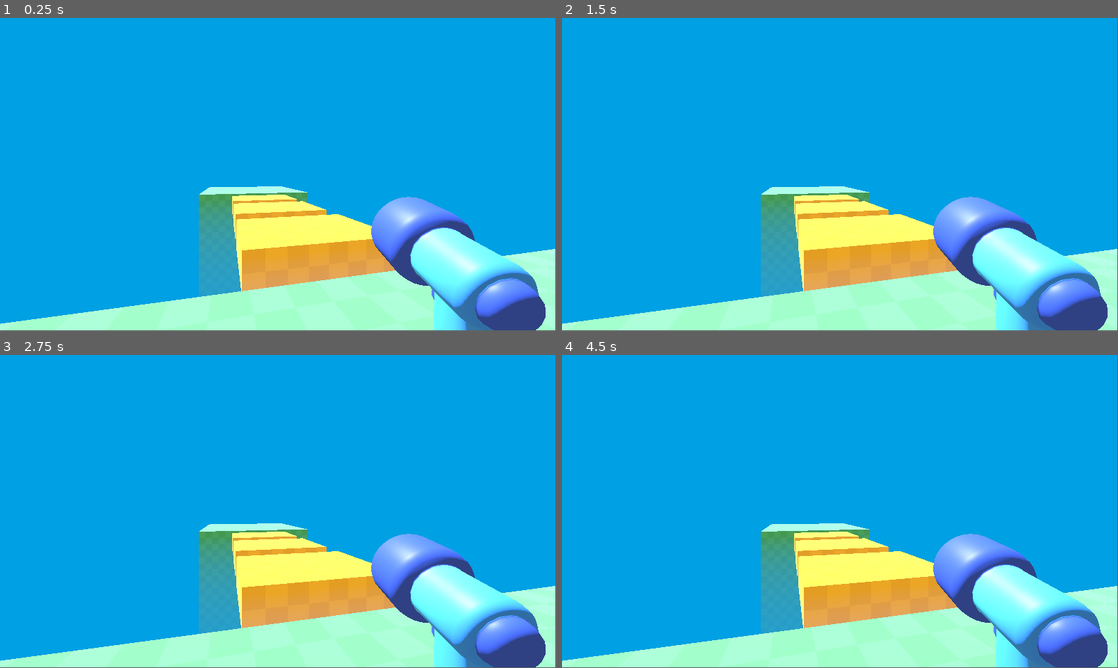
Above: before the commit, frames 1-4 (two rows, left to right).
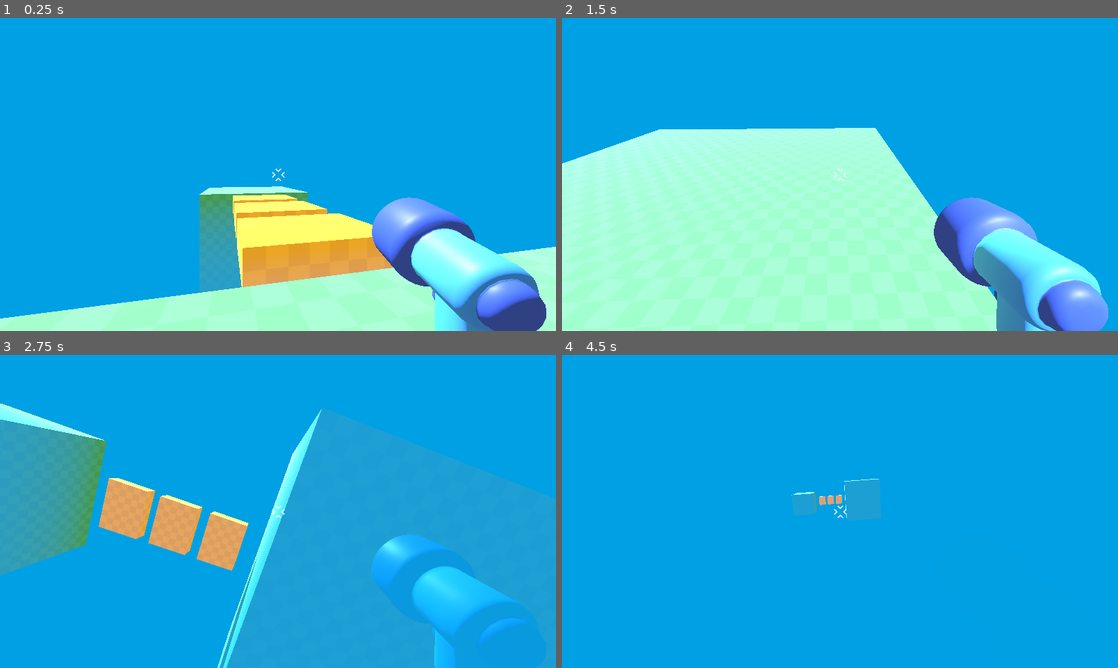
Above: after the commit, the same moments.

Repository: johnf008/Real3DGame
Game: Godot game, scene res://level/temporary_level.tscn
The game is run twice, just before and just after one commit, with the same random seed, the same clock (stepped at 60 frames per second) and the same inputs. The project has no main scene, so this scene is started directly.
Inputs (mouse positions are in pixels of both pictures, inside the frame that each line leads up to):
- Up to frame 1 (0.25 s): no input
- Up to frame 2 (1.5 s): tap Enter at 0.5 s; move the mouse to (962, 158) at 0.52 s; hold D (move_right, bound only after the commit) 0.53-1.28 s; tap Space (jump, bound only after the commit) at 0.6, 0.77, 1.07, 1.25, 1.35 s; move the mouse to (728, 190) at 1.27 s; hold S (move_back, bound only after the commit) from 1.28 s (still down)
- Up to frame 3 (2.75 s): tap Space (jump, bound only after the commit) at 1.52, 1.82, 2.1 s; move the mouse to (333, 442) at 2.02 s; release S (move_back, bound only after the commit) at 2.03 s; hold D (move_right, bound only after the commit) from 2.03 s (still down)
- Up to frame 4 (4.5 s): move the mouse to (812, 574) at 2.77 s; release D (move_right, bound only after the commit) at 2.78 s; hold W (move_forward, bound only after the commit) 2.78-3.53 s; tap Space (jump, bound only after the commit) at 2.85, 3.02, 3.32, 3.6, 3.77, 4.07, 4.35 s; move the mouse to (1006, 558) at 3.52 s; hold A (move_left, bound only after the commit) from 3.53 s (still down); tap Escape (ui_cancel) at 4.15 s; tap Enter at 4.25 s; move the mouse to (673, 464) at 4.27 s
In our replay, the window is 799x449 before the commit and 800x450 after it. These sizes can differ from the game's own. Grey fills any space a smaller window leaves; there, only what the larger window draws over its background counts as a difference.

The runs differ from the first frame. In frame 1, 2.2% of the frame differs, in the area x 0-100%, y 48-100%; in frame 2, 42%; in frame 3, 54%, in the area x 0-100%, y 15-100%; in frame 4, 28%.

Commit message:
Movement an rectile added
Being specific, all 4 way movement (left, right, forward backward), jumping with a double jump cooldown, and the gun is attached

Diff:
--- /dev/null
+++ b/player/player.gd
@@ -0,0 +1,47 @@
+extends CharacterBody3D
+
+var max_jumps = 2
+
+#Basically runs when the scene is run
+func _ready():
+	Input.set_mouse_mode(Input.MOUSE_MODE_CAPTURED)
+
+func _unhandled_input(event):
+	if event is InputEventMouseMotion:
+		rotation_degrees.y -= event.relative.x / 2
+		%Camera3D.rotation_degrees.x -= event.relative.y / 2
+		%Camera3D.rotation_degrees.x = clamp(
+			%Camera3D.rotation_degrees.x, -80, 80
+		)
+	elif event.is_action_pressed("ui_cancel"):
+		Input.set_mouse_mode(Input.MOUSE_MODE_VISIBLE)
+
+func _physics_process(delta):
+	const SPEED = 5.5
+
+	var input_direction_2D = Input.get_vector(
+		"move_left", "move_right", "move_forward", "move_back"
+	)
+	var input_direction_3D = Vector3(
+		input_direction_2D.x, 0.0, input_direction_2D.y
+	)
+	var direction = transform.basis * input_direction_3D
+
+	velocity.x = direction.x * SPEED
+	velocity.z = direction.z * SPEED
+
+	velocity.y -= 20.0 * delta
+	if Input.is_action_just_pressed("jump") && max_jumps > 0:
+		velocity.y = 10.0
+		max_jumps -= 1
+	elif Input.is_action_just_released("jump") and velocity.y > 0.0 and max_jumps > 0:
+		velocity.y = 0.0
+		max_jumps -= 1
+	else:
+		pass
+
+	if is_on_floor():
+		max_jumps = 2
+
+
+	move_and_slide()
--- a/player/player.tscn
+++ b/player/player.tscn
@@ -1,32 +1,36 @@
 [gd_scene load_steps=5 format=3 uid="uid://r43135uudm8s"]
 
 [ext_resource type="PackedScene" uid="uid://ckljxyty6a5ym" path="res://player/simple_gun/gun_model.glb" id="1_oul6g"]
+[ext_resource type="Script" uid="uid://bupy5x0lyrleq" path="res://player/player.gd" id="1_rkbax"]
+[ext_resource type="Texture2D" uid="uid://cmqp1oekw7mns" path="res://player/reticle.png" id="3_g1dw6"]
 
 [sub_resource type="CapsuleShape3D" id="CapsuleShape3D_kqu6x"]
 
-[sub_resource type="CapsuleMesh" id="CapsuleMesh_kqu6x"]
-
-[sub_resource type="BoxMesh" id="BoxMesh_kqu6x"]
-size = Vector3(0.1, 0.1, 1)
-
-[node name="CharacterBody3D" type="CharacterBody3D"]
+[node name="Player" type="CharacterBody3D"]
+script = ExtResource("1_rkbax")
 
 [node name="CollisionShape3D" type="CollisionShape3D" parent="."]
 transform = Transform3D(1, 0, 0, 0, 1, 0, 0, 0, 1, 0, 1.06338, 0)
 shape = SubResource("CapsuleShape3D_kqu6x")
 
 [node name="Camera3D" type="Camera3D" parent="."]
+unique_name_in_owner = true
 transform = Transform3D(1, 0, 0, 0, 1, 0, 0, 0, 1, 0, 1.59576, 0)
 
 [node name="gun_model" parent="Camera3D" instance=ExtResource("1_oul6g")]
 transform = Transform3D(-0.284859, -0.000484184, 0.00245857, -3.77195e-09, 0.279501, 0.0550437, -0.00250581, 0.0550416, -0.279491, 0.329454, -0.176189, -0.391612)
 
-[node name="MeshInstance3D" type="MeshInstance3D" parent="."]
-transform = Transform3D(1, 0, 0, 0, 1, 0, 0, 0, 1, 0, 1.06835, 0)
-visible = false
-mesh = SubResource("CapsuleMesh_kqu6x")
-
-[node name="MeshInstance3D2" type="MeshInstance3D" parent="."]
-transform = Transform3D(1, 0, 0, 0, 1, 0, 0, 0, 1, 0.0289608, 1.54465, -0.758289)
-visible = false
-mesh = SubResource("BoxMesh_kqu6x")
+[node name="Reticle" type="TextureRect" parent="."]
+anchors_preset = 8
+anchor_left = 0.5
+anchor_top = 0.5
+anchor_right = 0.5
+anchor_bottom = 0.5
+offset_left = -24.0
+offset_top = -24.0
+offset_right = 24.0
+offset_bottom = 24.0
+grow_horizontal = 2
+grow_vertical = 2
+texture = ExtResource("3_g1dw6")
+expand_mode = 1
--- a/project.godot
+++ b/project.godot
@@ -14,6 +14,40 @@
 config/features=PackedStringArray("4.4", "Forward Plus")
 config/icon="res://icon.svg"
 
+[display]
+
+window/size/viewport_width=1920
+window/size/viewport_height=1080
+window/stretch/mode="viewport"
+
 [editor_plugins]
 
 enabled=PackedStringArray("res://addons/godot_super-wakatime/plugin.cfg")
+
+[input]
+
+move_left={
+"deadzone": 0.2,
+"events": [Object(InputEventKey,"resource_local_to_scene":false,"resource_name":"","device":-1,"window_id":0,"alt_pressed":false,"shift_pressed":false,"ctrl_pressed":false,"meta_pressed":false,"pressed":false,"keycode":0,"physical_keycode":65,"key_label":0,"unicode":97,"location":0,"echo":false,"script":null)
+]
+}
+move_right={
+"deadzone": 0.2,
+"events": [Object(InputEventKey,"resource_local_to_scene":false,"resource_name":"","device":-1,"window_id":0,"alt_pressed":false,"shift_pressed":false,"ctrl_pressed":false,"meta_pressed":false,"pressed":false,"keycode":0,"physical_keycode":68,"key_label":0,"unicode":100,"location":0,"echo":false,"script":null)
+]
+}
+move_forward={
+"deadzone": 0.2,
+"events": [Object(InputEventKey,"resource_local_to_scene":false,"resource_name":"","device":-1,"window_id":0,"alt_pressed":false,"shift_pressed":false,"ctrl_pressed":false,"meta_pressed":false,"pressed":false,"keycode":0,"physical_keycode":87,"key_label":0,"unicode":119,"location":0,"echo":false,"script":null)
+]
+}
+move_back={
+"deadzone": 0.2,
+"events": [Object(InputEventKey,"resource_local_to_scene":false,"resource_name":"","device":-1,"window_id":0,"alt_pressed":false,"shift_pressed":false,"ctrl_pressed":false,"meta_pressed":false,"pressed":false,"keycode":0,"physical_keycode":83,"key_label":0,"unicode":115,"location":0,"echo":false,"script":null)
+]
+}
+jump={
+"deadzone": 0.2,
+"events": [Object(InputEventKey,"resource_local_to_scene":false,"resource_name":"","device":-1,"window_id":0,"alt_pressed":false,"shift_pressed":false,"ctrl_pressed":false,"meta_pressed":false,"pressed":false,"keycode":0,"physical_keycode":32,"key_label":0,"unicode":32,"location":0,"echo":false,"script":null)
+]
+}
Not shown, added: player/player.gd.uid
